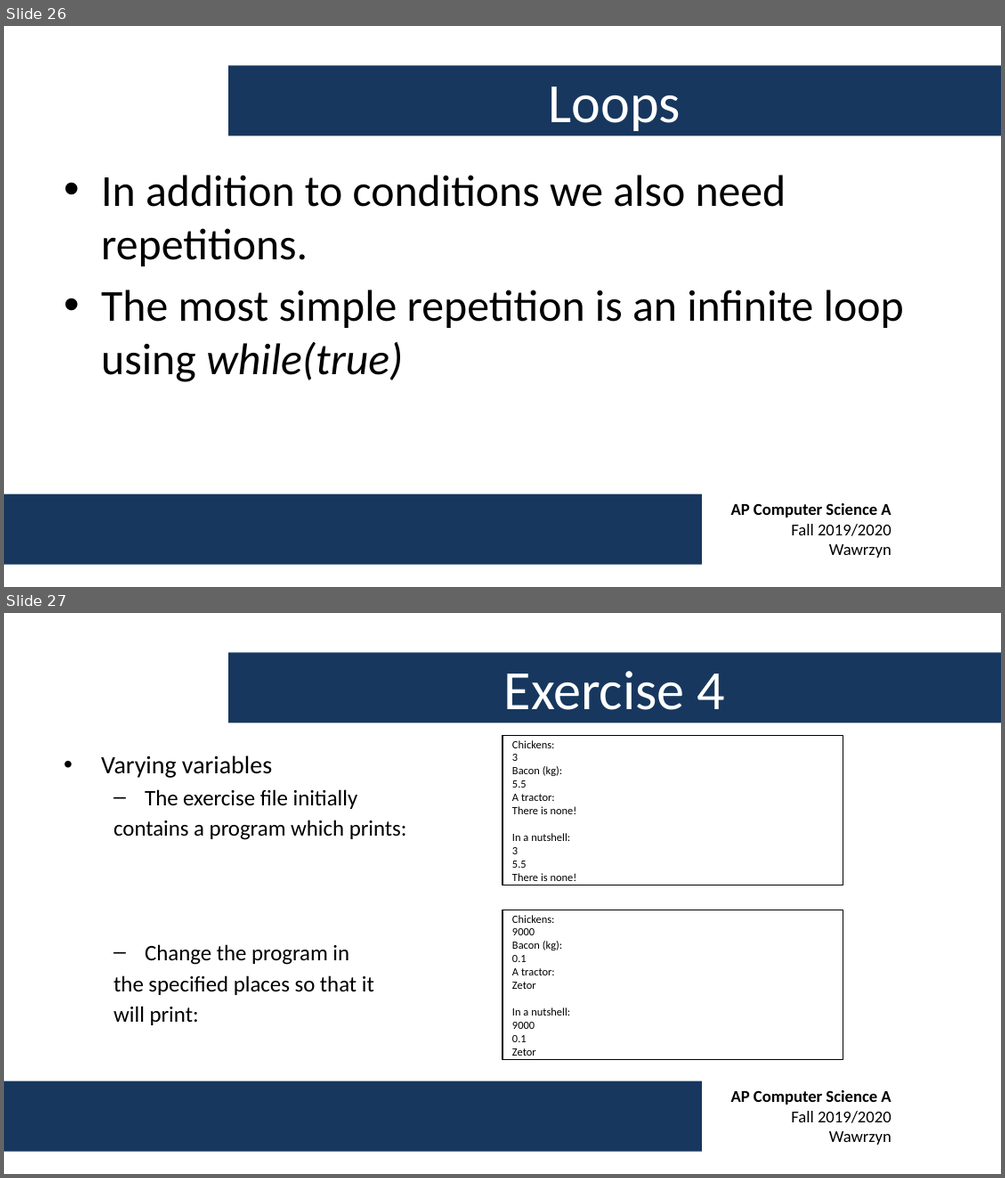
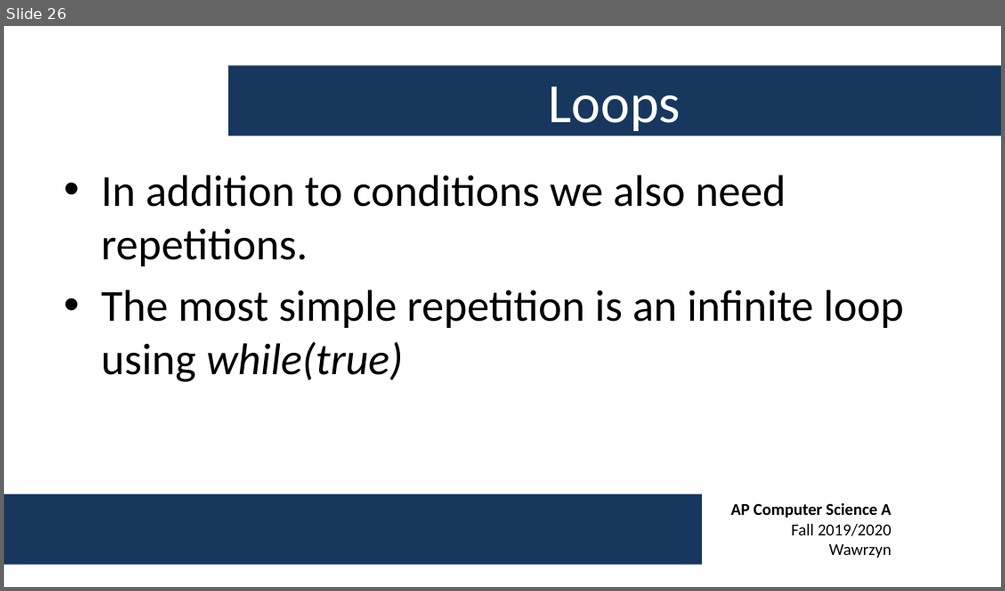
Before and after one commit to swawrzyn/shtcs-ap-cs-fall-2019, a slide deck: Week 1/AP CS A - Week 1 Lecture.pptx. Shown one above the other, each under a label of ours: slides 26 and 27 before the commit, slide 26 after it. The pictures are 1005x1178 and 1005x591 pixels, drawn with LibreOffice and Linux fonts; fonts in the diff are those of the drawing; background and template pictures are left out. Boxes give left, top, right and bottom in pixels: in the first picture for what was removed or moved away, otherwise in the second. Text is boxed around its words. In the diff, an @@ line names an element or a change of style, - is before the commit and + after.

```diff
--- a/Week 1/AP CS A - Week 1 Lecture.pptx
+++ b/Week 1/AP CS A - Week 1 Lecture.pptx
@@ slide 27 removed at bbox=[4, 613, 1001, 1174], background #FFFFFF; not listed: 2 template elements that a slide beside it also shows @@
@@ title removed at bbox=[228, 653, 1001, 723] @@
-Exercise 4
@@ rectangle removed at bbox=[502, 736, 843, 885] @@
-Chickens:
-3
-Bacon (kg):
-5.5
-A tractor:
-There is none!
-In a nutshell:
-3
-5.5
-There is none!
@@ text removed at bbox=[101, 755, 407, 1025] @@
-• Varying variables
-  – The exercise file initially
-  contains a program which prints:
-  – Change the program in
-  the specified places so that it
-  will print:
@@ rectangle removed at bbox=[502, 910, 843, 1060] @@
-Chickens:
-9000
-Bacon (kg):
-0.1
-A tractor:
-Zetor
-In a nutshell:
-9000
-0.1
-Zetor
```
Also in this commit, not shown: 1 slide changed, 11 slides added, 5 other slides removed.
